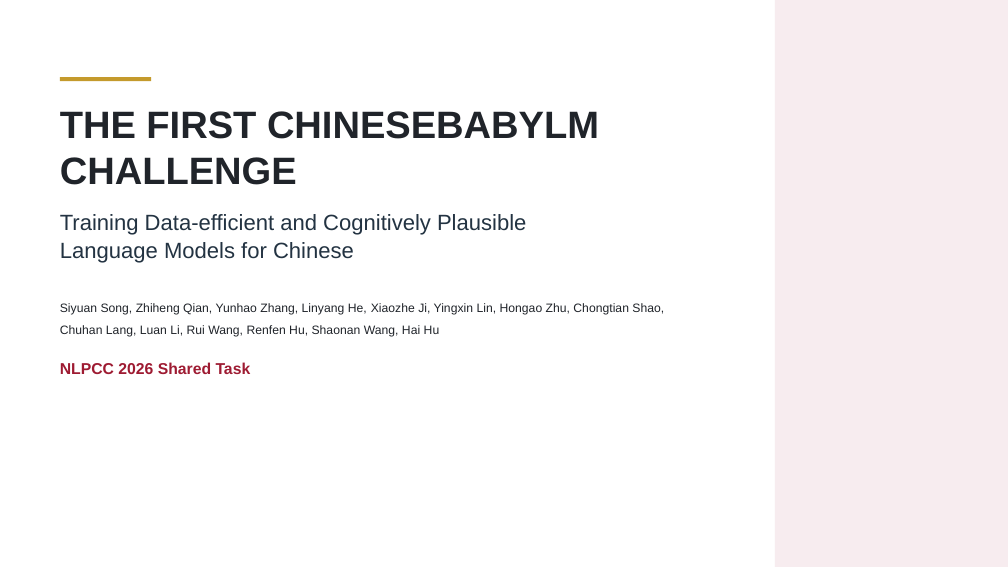
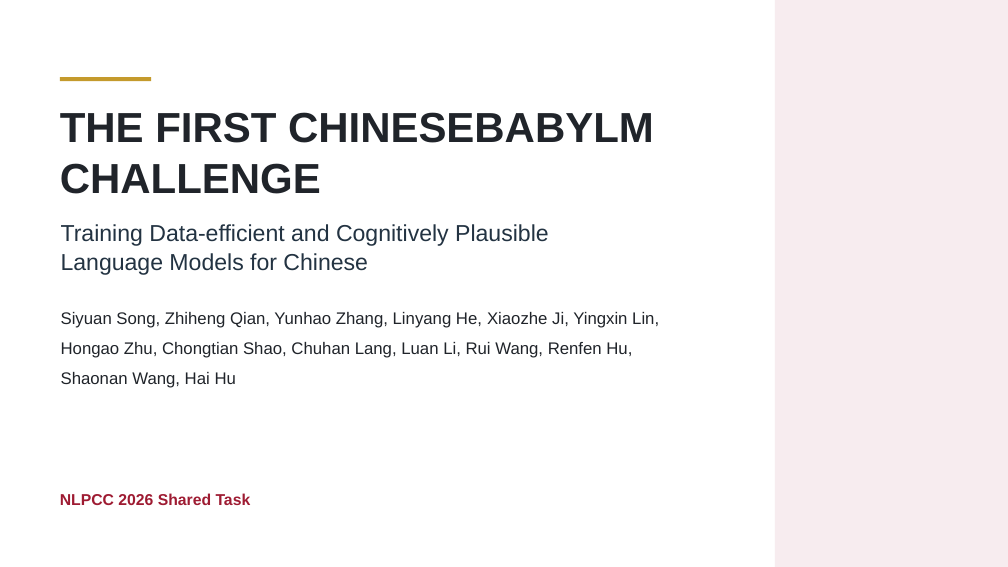
Before and after one commit to zh-qian2004/nlpcc-chinesebabylm-slide, a slide deck: slide 1 of ChineseBabyLM_NLPCC2026_Oral.pptx. Drawn at 1008x567 pixels with LibreOffice and Linux fonts; fonts in the diff are those of the drawing. Boxes give left, top, right and bottom in pixels: in the first picture for what was removed or moved away, otherwise in the second. Text is boxed around its words. In the diff, an @@ line names an element or a change of style, - is before the commit and + after.

```diff
--- a/ChineseBabyLM_NLPCC2026_Oral.pptx
+++ b/ChineseBabyLM_NLPCC2026_Oral.pptx
@@ text "THE FIRST CHINESEBABYLM CHALLENGE" at <box>60,112,654,194</box>: size 36.3 to 40 pt @@
@@ text "Training Data-efficient and Cognitively Plausible": place and size @@
-text "Training Data-efficient and Cognitively Plausible" at <box>60,214,526,263</box>
+text "Training Data-efficient and Cognitively Plausible" at <box>61,224,549,275</box>
@@ text "Training Data-efficient and Cognitively Plausible" at <box>61,224,549,275</box>: size 21 to 22 pt @@
@@ text "Siyuan Song, Zhiheng Qian, Yunhao ..." at <box>61,312,659,388</box>: size 11.6 to 16 pt @@
@@ text "NLPCC 2026 Shared Task": place and size @@
-text "NLPCC 2026 Shared Task" at <box>60,362,251,374</box>
+text "NLPCC 2026 Shared Task" at <box>60,493,251,505</box>
```
Also in this commit, not shown: 5 other slides changed, 4 slides added, 1 slide removed, 4 other files.
